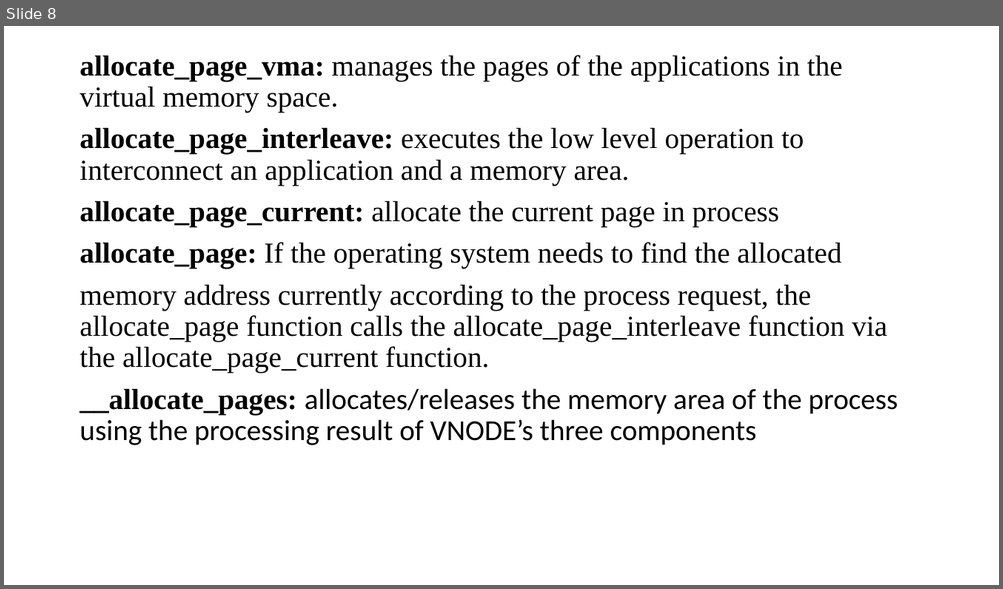
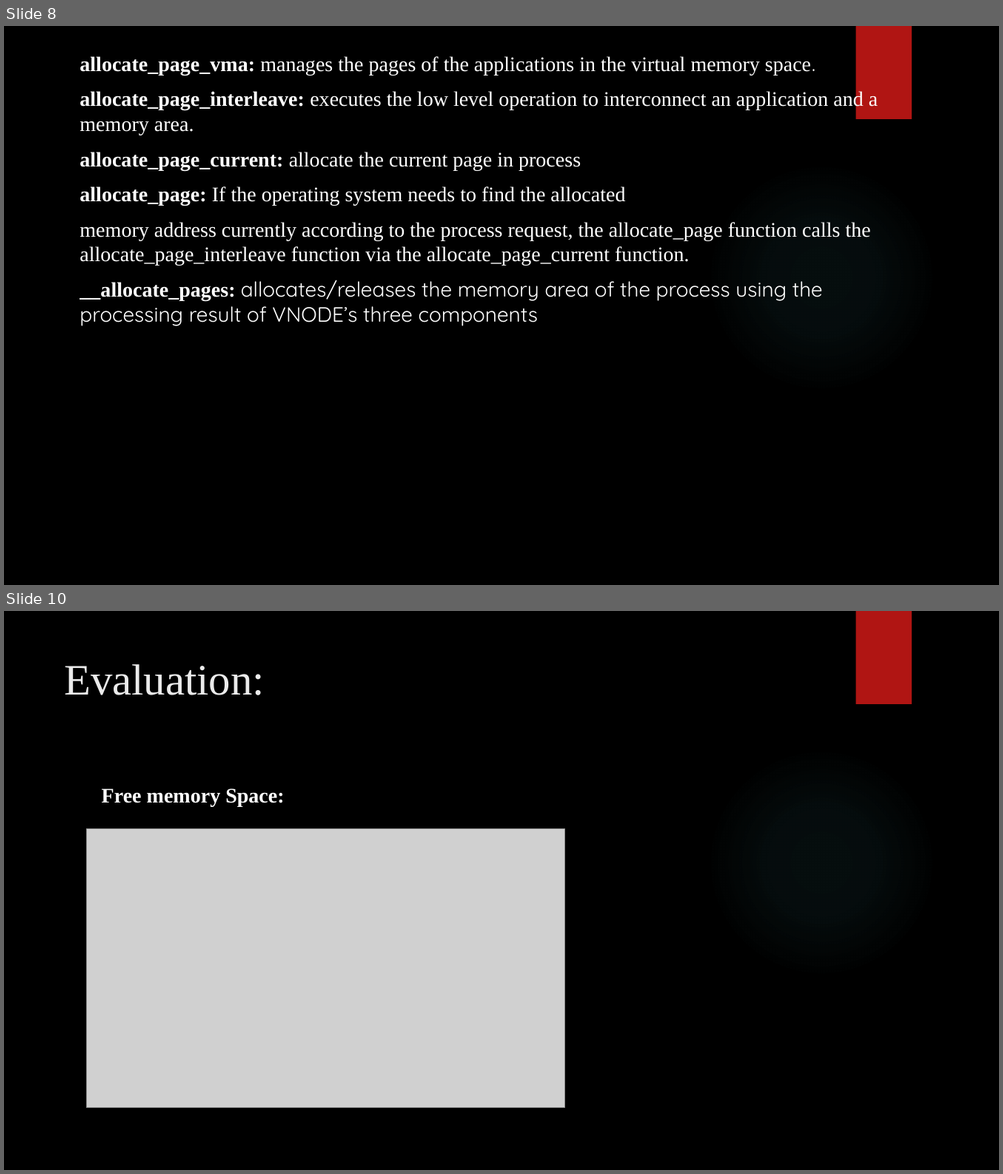
Before and after one commit to chaitanya-40/Virtual-Nodes-Partitioning-to-improve-performance-in-mobile-platform, a slide deck: presentation paper.pptx. Shown one above the other, each under a label of ours: slide 8 before the commit, slides 8 and 10 after it; the slides between them are not shown. The pictures are 1003x589 and 1003x1174 pixels, drawn with LibreOffice and Linux fonts; fonts in the diff are those of the drawing; grey boxes stand for pictures; background and template pictures are left out. Boxes give left, top, right and bottom in pixels: in the first picture for what was removed or moved away, otherwise in the second. Text is boxed around its words. In the diff, an @@ line names an element or a change of style, - is before the commit and + after.

```diff
--- a/presentation paper.pptx
+++ b/presentation paper.pptx
@@ slide 10 added at box(4, 611, 999, 1170), background picture (left out); not listed: 2 template elements that a slide beside it also shows @@
@@ title added at box(64, 664, 264, 695), 42 pt, text #EBEBEB @@
+Evaluation:
@@ text added at box(102, 789, 284, 806), 20 pt, text #FFFFFF, bold @@
+Free memory Space:
@@ picture added at box(87, 829, 565, 1109) @@
@@ slide 8 changed as well @@
@@ background #FFFFFF to picture (left out) @@
@@ text "allocate_page_vma: manages the pages of ..." at box(79, 56, 877, 326): size 28 to 20 pt, text colour #000000 to #FFFFFF; font Calibri to Quicksand in "space.", "allocates/releases the memory area of the process ..."; line spacing 0.9 to 1 @@
@@ rectangle added at box(855, 26, 911, 119), fill #B01513 @@
@@ ellipse added at box(706, 163, 936, 392), fill gradient #50B9C1 @@
```
Also in this commit, not shown: 7 other slides changed, 4 other slides added, 1 slide removed.
